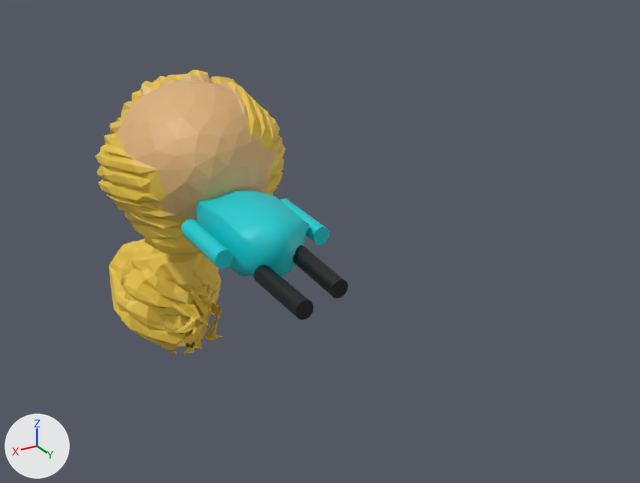
Before and after pictures for a commit that changed the FBX model Art/NPC_02.fbx.
Camera for both pictures: a camera (50 mm lens) standing at (0.0406, 0.0636, 0.0405) and looking at (-0.0153, -0.0296, -0.0061). The lights are fixed; the arrows at lower left show +X, +Y and +Z. Both versions are drawn at frame 97 of the action 'Take 001'; the numbers are the values there.

Script lines for the objects in view, before the commit:
```python
ob_npc_02_group27101 = bpy.data.objects.new('NPC_02:Group27101', me_mesh_005)
ob_npc_02_group27101.location = (0.0, -0.0342, 0.0061)
ob_npc_02_group27101.rotation_euler = (-2.444, 1.278, 0.0173)  # degrees (-140, 73, 1)
ob_npc_02_group27101.scale = (0.01, 0.01, 0.01)
ob_polysurface4 = bpy.data.objects.new('polySurface4', me_mesh)
ob_polysurface4.parent = ob_npc_01_head19093
ob_polysurface4.location = (0.0153, -2.071, -0.299)
ob_polysurface4.rotation_euler = (1.522, 0.0, 0.0)  # degrees (87, 0, 0)
ob_polysurface5 = bpy.data.objects.new('polySurface5', me_mesh_001)
ob_polysurface5.parent = ob_npc_01_head19093
ob_polysurface5.location = (0.0153, -2.014, -0.356)
ob_polysurface5.rotation_euler = (1.516, 0.0, 0.0)  # degrees (87, 0, 0)
ob_polysurface6 = bpy.data.objects.new('polySurface6', me_mesh_002)
ob_polysurface6.parent = ob_npc_01_head19093
ob_polysurface6.location = (0.0153, -2.141, -0.283)
ob_polysurface6.rotation_euler = (1.491, 0.0, 0.0)  # degrees (85, 0, 0)
ob_polysurface7 = bpy.data.objects.new('polySurface7', me_mesh_003)
ob_polysurface7.parent = ob_npc_01_head19093
ob_polysurface7.location = (0.0153, -2.179, -0.408)
ob_polysurface7.rotation_euler = (1.538, 0.0, 0.0)  # degrees (88, 0, 0)
ob_polysurface8 = bpy.data.objects.new('polySurface8', me_mesh_004)
ob_polysurface8.parent = ob_npc_01_head19093
ob_polysurface8.location = (0.0153, -1.99, -0.381)
ob_polysurface8.rotation_euler = (1.528, 0.0, 0.0)  # degrees (88, 0, 0)
```
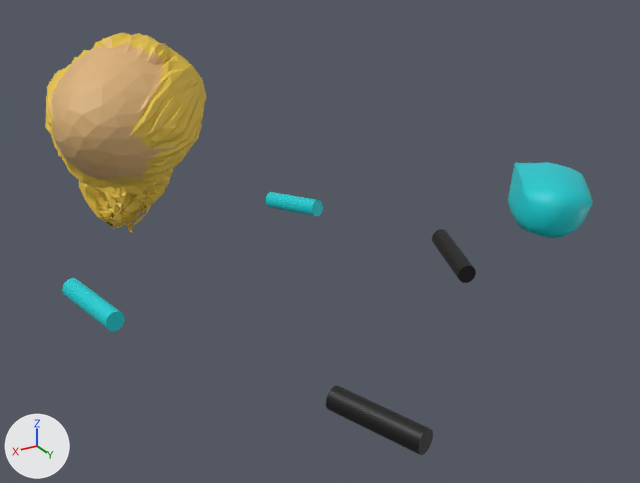
Where the change shows, as pixel boxes [x1, y1, x2, y2] in the pictures (640 x 483 px):
'NPC_02:Group27101', moved, turned
    before: [95, 70, 286, 355]
    after: [45, 33, 207, 233]
'polySurface4', moved, turned
    before: [195, 190, 309, 277]
    after: [508, 162, 593, 239]
'polySurface7', moved, turned
    before: [254, 265, 314, 320]
    after: [326, 386, 433, 455]
'polySurface8', moved, turned
    before: [181, 219, 233, 269]
    after: [62, 278, 125, 332]
'polySurface6', moved, turned
    before: [293, 245, 348, 299]
    after: [432, 229, 476, 283]
'polySurface5', moved, turned
    before: [280, 199, 329, 245]
    after: [266, 192, 323, 217]

The change in detail:
Object 'polySurface7' (ob_polysurface7) moves from (0.0153, -2.179, -0.408) to (0.0153, -2.179, -2.585).
Object 'polySurface7' (ob_polysurface7) turns from (88, 0, 0) to (88, 20, -0.7) degrees about x, y and z.
Object 'polySurface6' (ob_polysurface6) moves from (0.0153, -2.141, -0.283) to (-1.282, -2.301, -0.283).
Object 'polySurface6' (ob_polysurface6) turns from (85, 0, 0) to (85, -19, 1.6) degrees about x, y and z.
Object 'polySurface8' (ob_polysurface8) moves from (0.0153, -1.99, -0.381) to (0.912, -2.292, -0.381).
Object 'polySurface8' (ob_polysurface8) turns from (88, 0, 0) to (87, 11, -0.5) degrees about x, y and z.
Object 'polySurface5' (ob_polysurface5) moves from (0.0153, -2.014, -0.356) to (-1.314, -2.014, 1.069).
Object 'polySurface5' (ob_polysurface5) turns from (87, 0, 0) to (97, 15, 0.6) degrees about x, y and z.
Object 'polySurface4' (ob_polysurface4) moves from (0.0153, -2.071, -0.299) to (-2.583, -2.267, -0.299).
Object 'polySurface4' (ob_polysurface4) turns from (87, 0, 0) to (86, -38, 2.2) degrees about x, y and z.
Object 'NPC_02:Group27101' (ob_npc_02_group27101) moves from (0.0, -0.0342, 0.0061) to (0.0, -0.0601, 0.0061).
Object 'NPC_02:Group27101' (ob_npc_02_group27101) turns from (-140, 73, 1) to (3.2, 129, 111) degrees about x, y and z.
